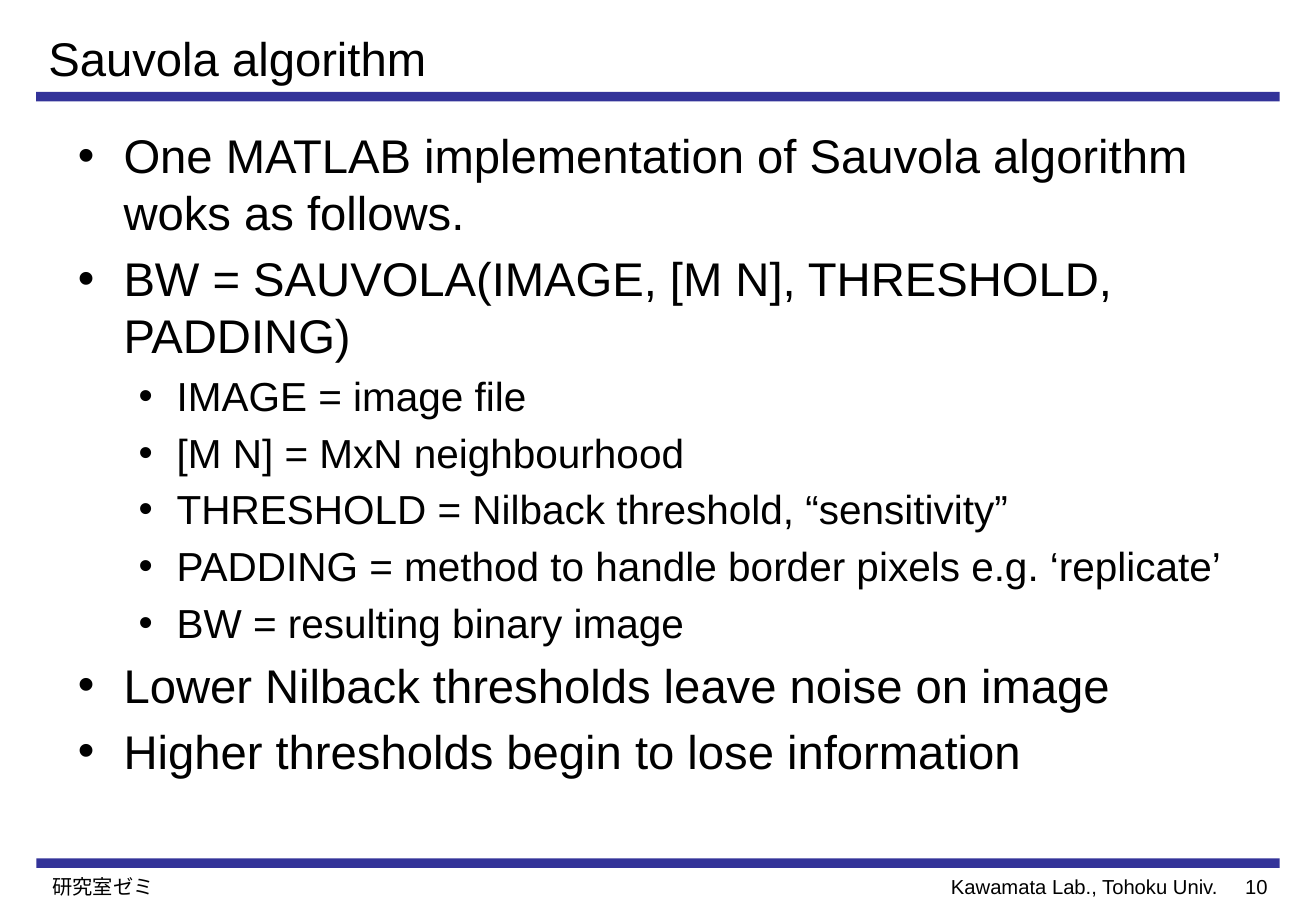
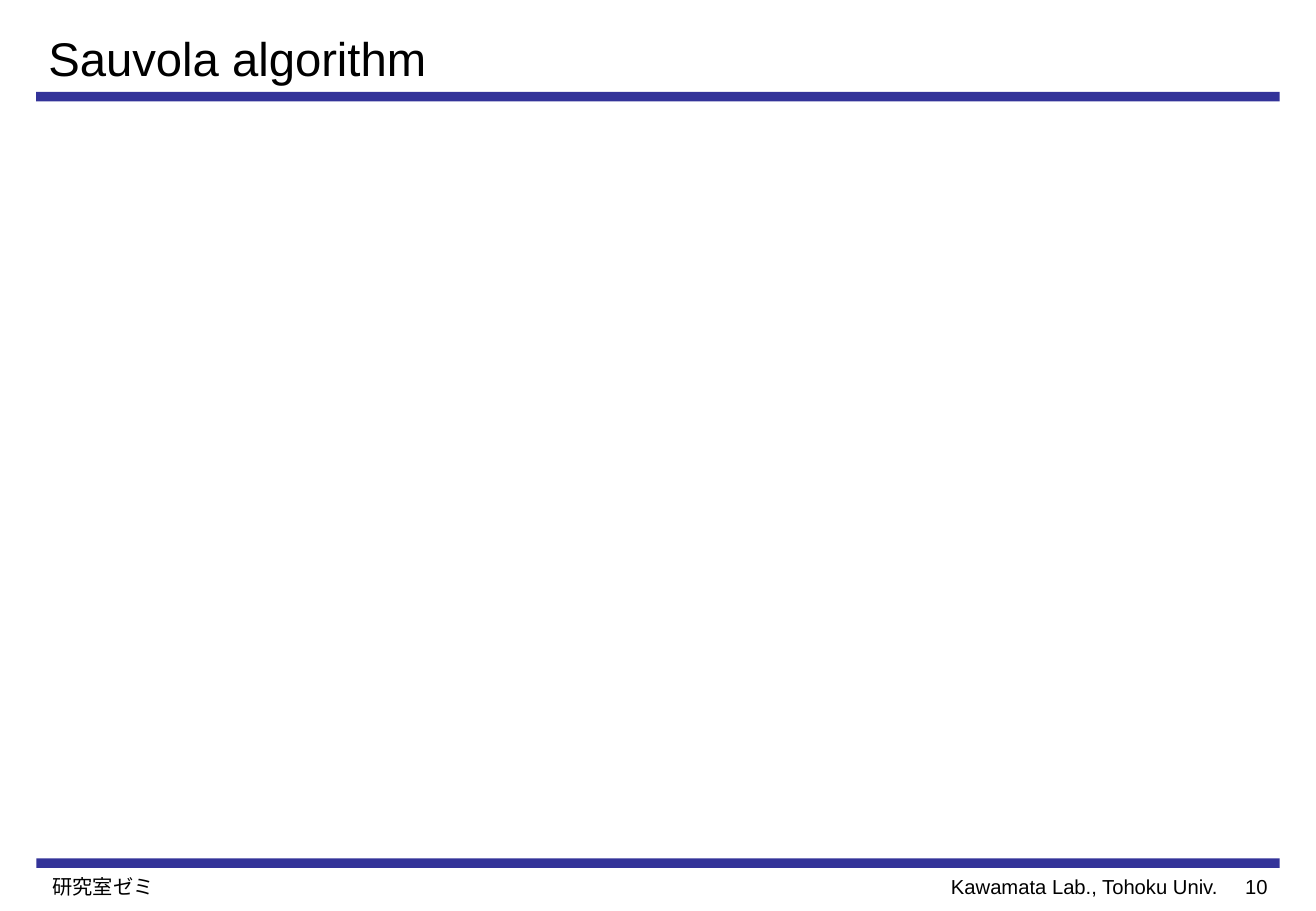
Before and after one commit to Perttu-/Handwriting-recognition, a slide deck: slide 11 of reports & presentations/Preprocessing and Feature Extraction for.pptx. Drawn at 1316x911 pixels with LibreOffice and Linux fonts; fonts in the diff are those of the drawing; grey boxes stand for pictures. Boxes give left, top, right and bottom in pixels: in the first picture for what was removed or moved away, otherwise in the second. Text is boxed around its words. In the diff, an @@ line names an element or a change of style, - is before the commit and + after.

```diff
--- a/reports & presentations/Preprocessing and Feature Extraction for.pptx
+++ b/reports & presentations/Preprocessing and Feature Extraction for.pptx
@@ text removed at box(124, 138, 1221, 778) @@
-• One MATLAB implementation of Sauvola algorithm woks as follows.
-• BW = SAUVOLA(IMAGE, [M N], THRESHOLD, PADDING)
-  • IMAGE = image file
-  • [M N] = MxN neighbourhood
-  • THRESHOLD = Nilback threshold, “sensitivity”
-  • PADDING = method to handle border pixels e.g. ‘replicate’
-  • BW = resulting binary image
-• Lower Nilback thresholds leave noise on image
-• Higher thresholds begin to lose information
```
Also in this commit, not shown: 7 other slides changed, 7 slides removed, 56 other files.
